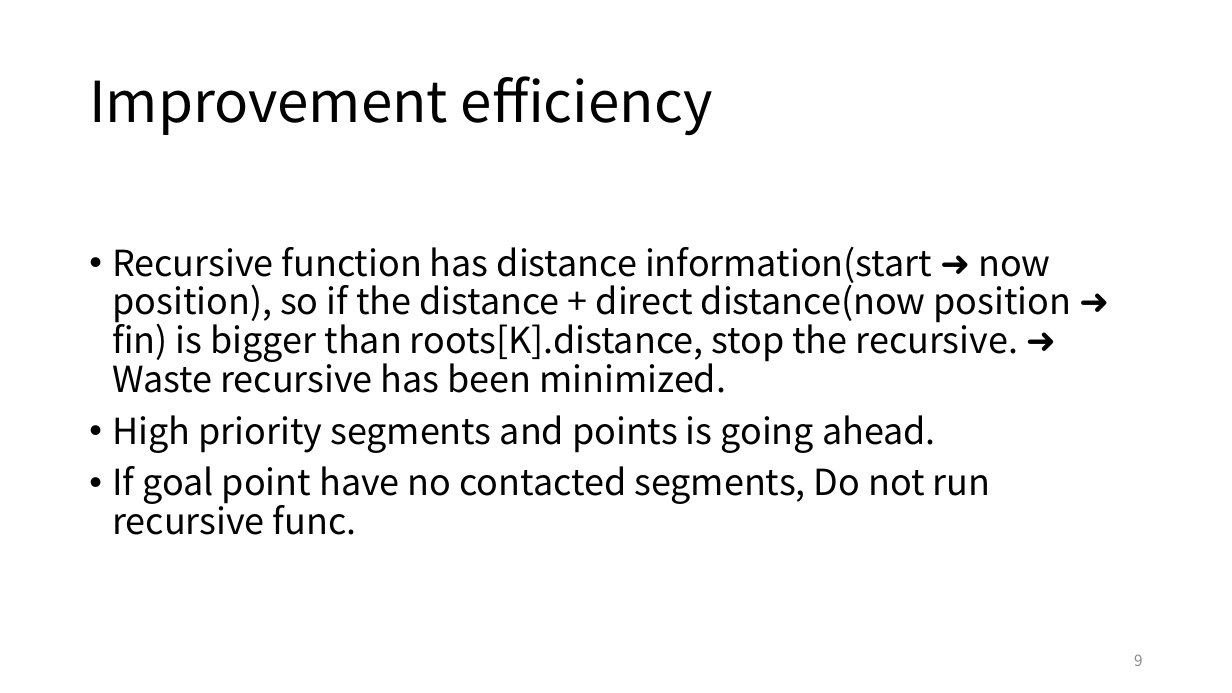
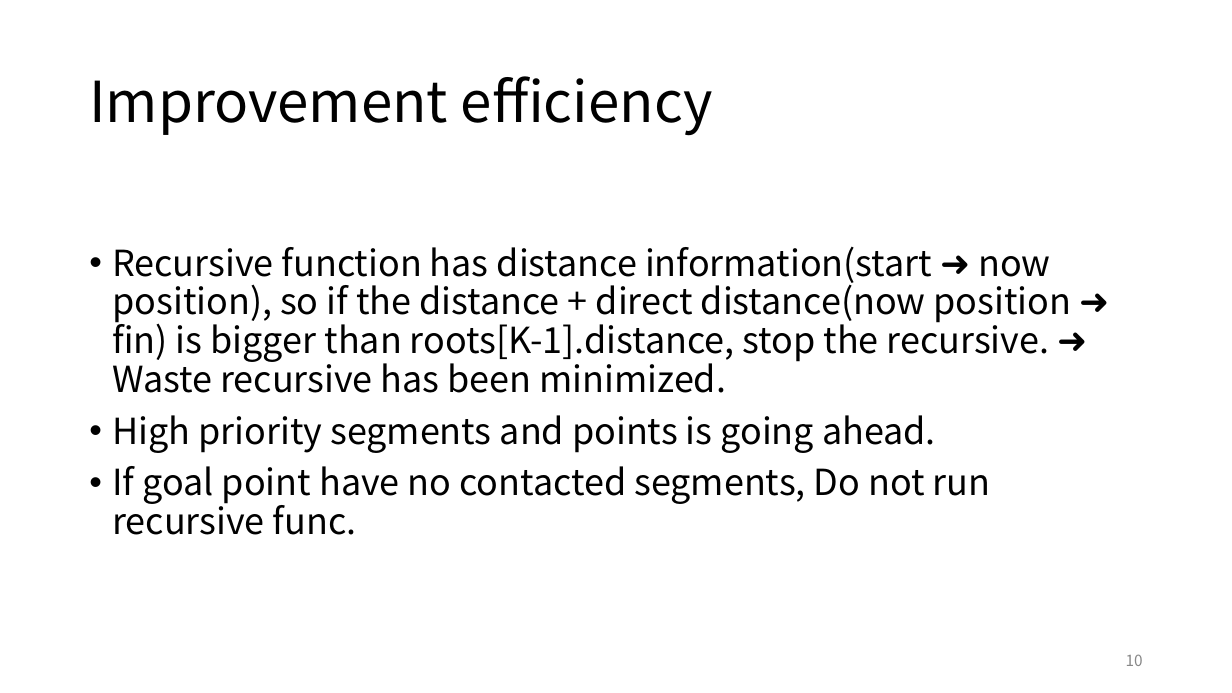
Before and after one commit to ie03-aizu-2019/ie03project-skys, a slide deck: slide 10 of Reports/final2.pptx (slide 9 before the commit). Drawn at 1232x693 pixels with LibreOffice and Linux fonts; fonts in the diff are those of the drawing. Boxes give left, top, right and bottom in pixels: in the first picture for what was removed or moved away, otherwise in the second. Text is boxed around its words. In the diff, an @@ line names an element or a change of style, - is before the commit and + after.

Commit message:
update slides

```diff
--- a/Reports/final2.pptx
+++ b/Reports/final2.pptx
@@ text at box(112, 246, 1071, 393): text changed @@
-• Recursive function has distance information(start ➜ now position), so if the distance + direct distance(now position ➜ fin) is bigger than roots[K].distance, stop the recursive. ➜ Waste recursive has been minimized.
+• Recursive function has distance information(start ➜ now position), so if the distance + direct distance(now position ➜ fin) is bigger than roots[K-1].distance, stop the recursive. ➜ Waste recursive has been minimized.
@@ page number at box(1126, 654, 1143, 666): text changed @@
-9
+10
```
Also in this commit, not shown: 1 other slide changed, 2 slides added, 1 other file.
